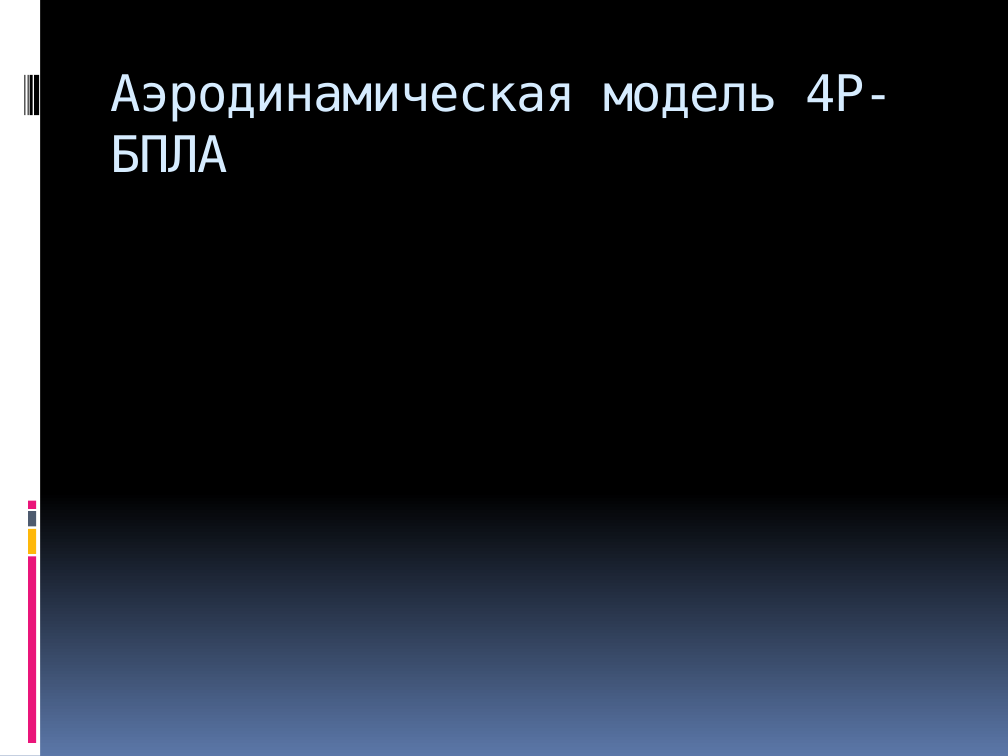
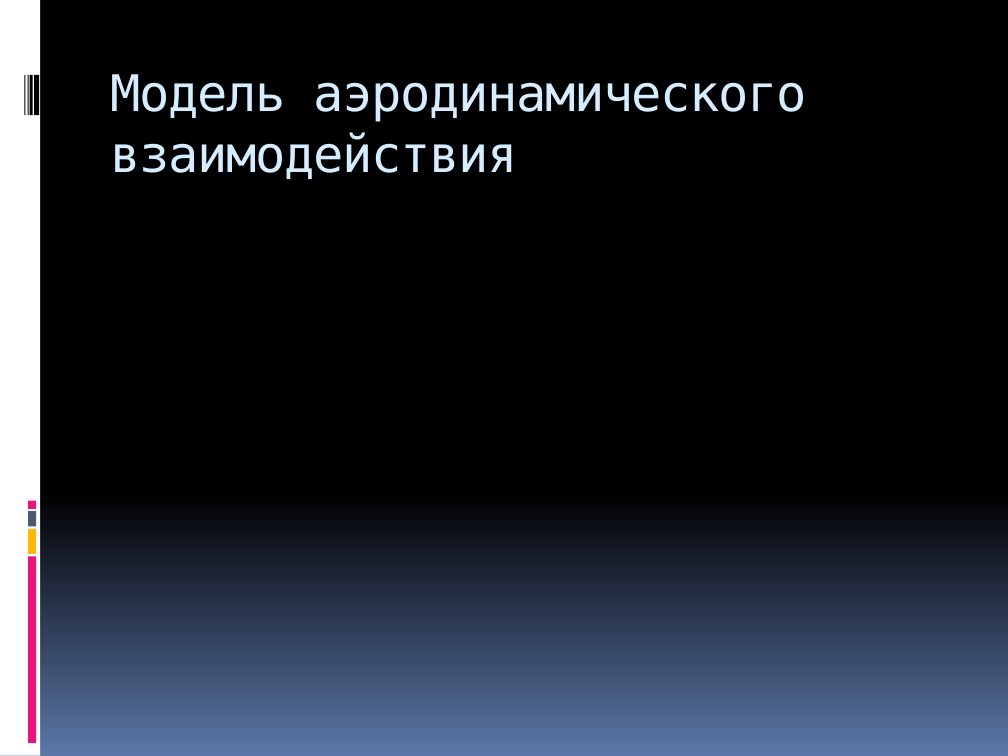
Before and after one commit to Jacobi20/quadro-xds, a slide deck: slide 13 of Docs/Medias2012.pptx (slide 12 before the commit). Drawn at 1008x756 pixels with LibreOffice and Linux fonts; fonts in the diff are those of the drawing. Boxes give left, top, right and bottom in pixels: in the first picture for what was removed or moved away, otherwise in the second. Text is boxed around its words. In the diff, an @@ line names an element or a change of style, - is before the commit and + after.

```diff
--- a/Docs/Medias2012.pptx
+++ b/Docs/Medias2012.pptx
@@ title at bbox=[111, 74, 807, 179]: text changed @@
-Аэродинамическая модель 4Р-БПЛА
+Модель аэродинамического взаимодействия
```
Also in this commit, not shown: 1 other slide changed, 9 slides added, 1 slide removed, 1 other file.
